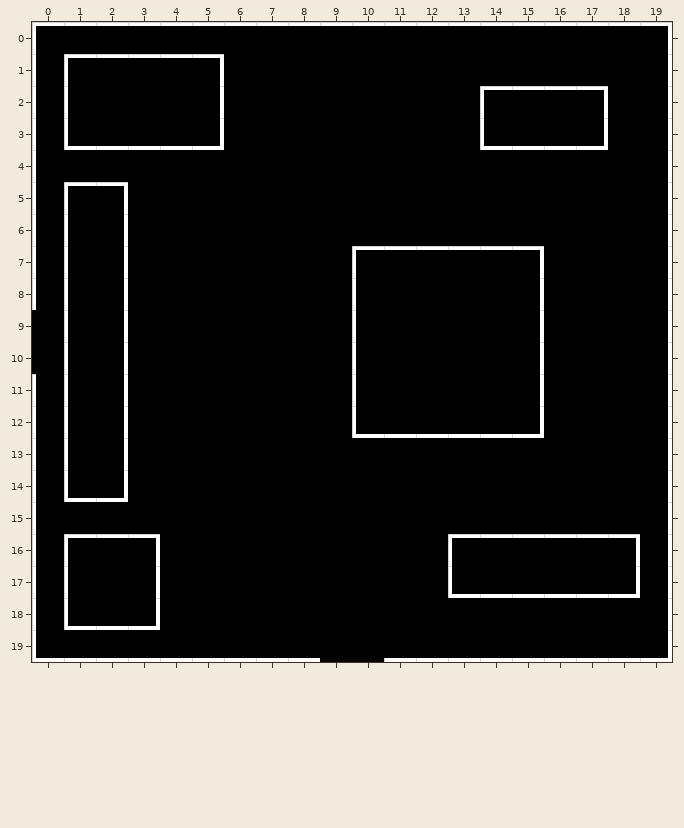
One commit to this Tiled map: Resources/TMXMaps/NorthLocation.tmx. That is the earlier state.
Cells are 32x32 px. Shown: x 0..19, y 0..19.
After the commit:
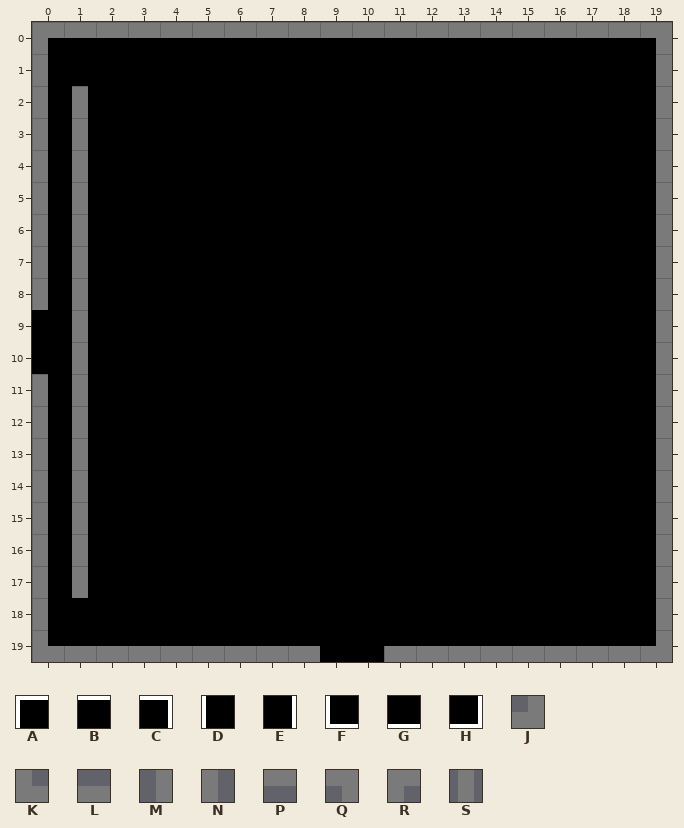
Key: from "Tiles": A 0, B 1, C 2, D 6, E 8, F 12, G 13, H 14, J 20, K 24, L 31, M 39, N 41, P 49, Q 56, R 60, S 67.
_ is an empty cell, . an unchanged one.
Difference:
--- layer "Walls"
@@ x 0..19 @@
- 0 ABBBBBBBBBBBBBBBBBBC
- 1 DABBBC.............E
- 2 DD...E........ABBC.E
- 3 DFGGGH........FGGH.E
- 4 D_.................E
- 5 DAC................E
- 6 DDE................E
- 7 DDE.......ABBBBC...E
- 8 DDE.......D....E...E
- 9 .DE.......D....E...E
-10 .DE.......D....E...E
-11 DDE.......D....E...E
-12 DDE.......FGGGGH...E
-13 DDE................E
-14 DFH................E
-15 D_.................E
-16 DABC.........ABBBBCE
-17 DD.E.........FGGGGHE
-18 DFGH...............E
-19 FGGGGGGGG..GGGGGGGGH
+ 0 RPPPPPPPPPPPPPPPPPPQ
+ 1 N_____.............M
+ 2 NS..._........____.M
+ 3 NS____........____.M
+ 4 NS.................M
+ 5 NS_................M
+ 6 NS_................M
+ 7 NS_.......______...M
+ 8 NS_......._...._...M
+ 9 .S_......._...._...M
+10 .S_......._...._...M
+11 NS_......._...._...M
+12 NS_.......______...M
+13 NS_................M
+14 NS_................M
+15 NS.................M
+16 NS__.........______M
+17 NS._.........______M
+18 N___...............M
+19 KLLLLLLLL..LLLLLLLLJ
Where, in picture pixels (left, top, right, bottom), the same in both pictures:
changed: (32, 22, 672, 662)
